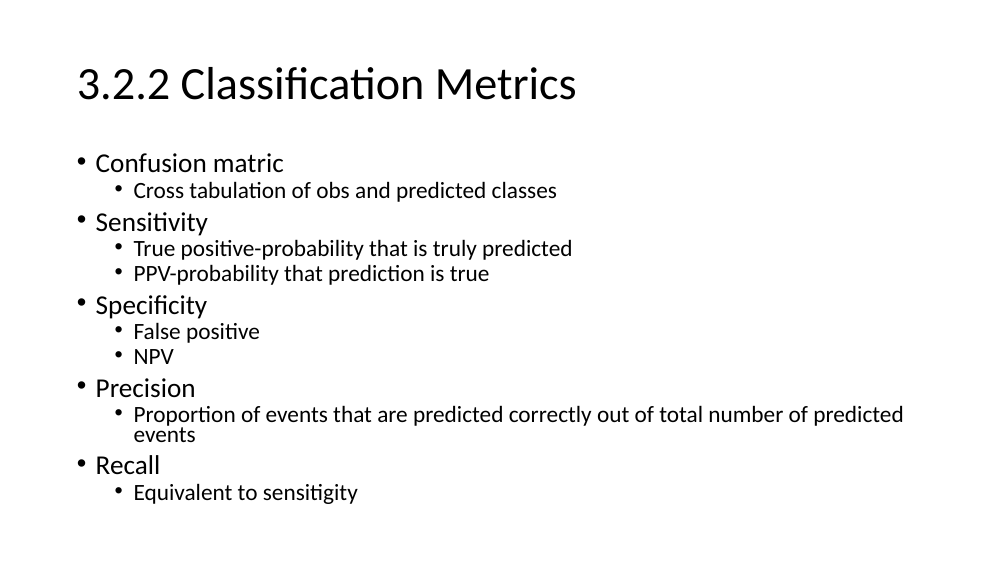
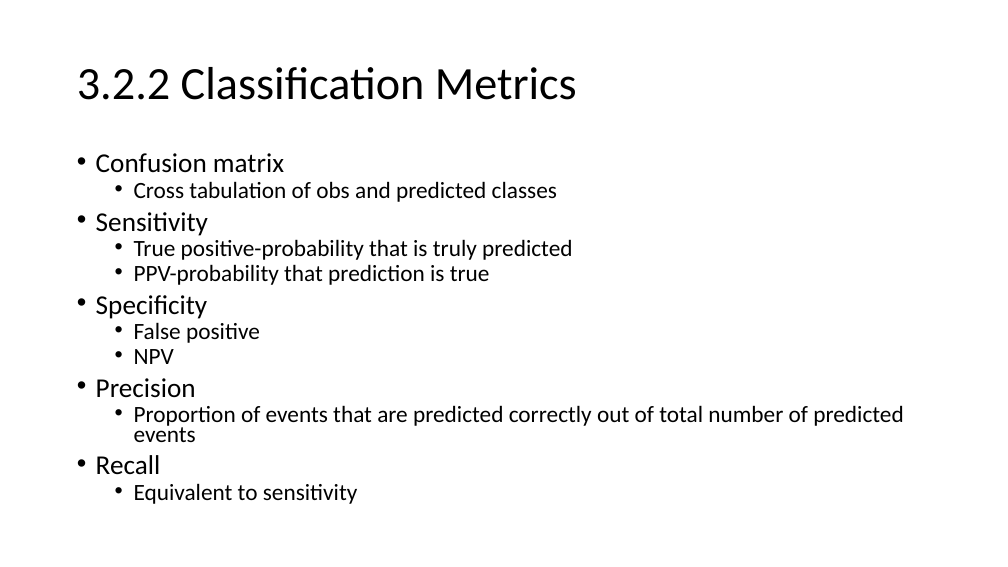
Before and after one commit to socalrug/bookclub, a slide deck: slide 5 of Club-02-Feature_Engineering_and_Selection/session-03-C3/Chapter 3 A Review of the Predictive Modeling.pptx. Drawn at 1008x567 pixels with LibreOffice and Linux fonts; fonts in the diff are those of the drawing. Boxes give left, top, right and bottom in pixels: in the first picture for what was removed or moved away, otherwise in the second. Text is boxed around its words. In the diff, an @@ line names an element or a change of style, - is before the commit and + after.

```diff
--- a/Club-02-Feature_Engineering_and_Selection/session-03-C3/Chapter 3 A Review of the Predictive Modeling.pptx
+++ b/Club-02-Feature_Engineering_and_Selection/session-03-C3/Chapter 3 A Review of the Predictive Modeling.pptx
@@ text at (96, 153, 284, 173): text changed @@
-• Confusion matric
+• Confusion matrix
@@ text at (134, 483, 358, 504): text changed @@
-  • Equivalent to sensitigity
+  • Equivalent to sensitivity
```
Also in this commit, not shown: 4 other slides changed, 1 other file.
